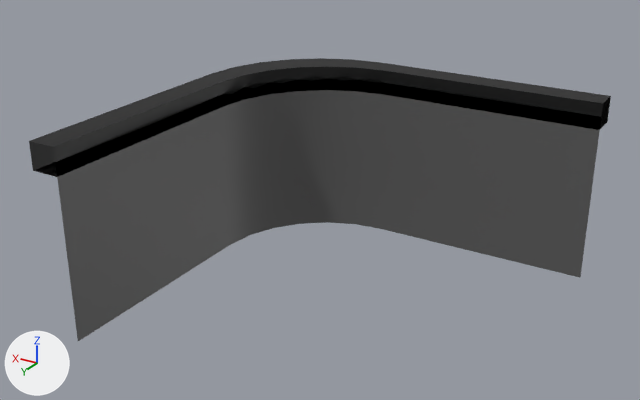
A saved change to the FBX model Assets/Models/Modular Kit/Buiding Pieces/Corners/WallCornerConvexRounded_A.fbx.
One viewpoint serves both versions: a 50 mm lens placed at (-5.26, 13.45, 7.24), pointed at (5.94, -5.22, -2.1). The axes (+X, +Y, +Z) are drawn at lower left. The lights are the same throughout. Where no turn or scale is listed for an object, it has been applied to the vertices.

The first picture shows 'WallCornerConvexRounded_A'.
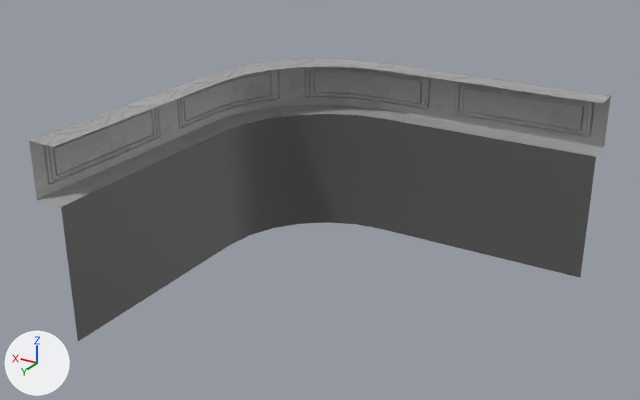
Location of each change, [x1, y1, x2, y2] in pixels of the pictures (640 x 400 px):
'WallCornerConvexRounded_A', surface changed, reshaped (black to grey)
    both: [29, 58, 611, 341]
part 1 of me_plane_042, cut back
    both: [29, 67, 611, 210]

The change, as a list of edits to the scene's bpy script:
```text
Add img_walltrims_basecolor_png:
    img_walltrims_basecolor_png = load_image('WallTrims_basecolor.png', '../../../../Material/Marcus Testing Not Permanant/WallTrims_basecolor.png', 2048, 2048, 'sRGB')
Add img_walltrims_normal_png:
    img_walltrims_normal_png = load_image('WallTrims_normal.png', '../../../../Material/Marcus Testing Not Permanant/WallTrims_normal.png', 2048, 2048, 'Non-Color')
Change mat_railing:
    where n0 = _N.new('ShaderNodeBsdfPrincipled'); n0.name = 'Principled BSDF'
    remove n0.inputs[0].default_value = (0.0, 0.0, 0.0, 1.0)  # 'Base Color', black #000000
    add n2 = _N.new('ShaderNodeTexImage'); n2.name = 'Image Texture'
    add n2.image = img_walltrims_basecolor_png
    add n3 = _N.new('ShaderNodeTexImage'); n3.name = 'Image Texture.001'
    add n3.image = img_walltrims_normal_png
    add n4 = _N.new('ShaderNodeNormalMap'); n4.name = 'Normal Map'
    add _L.new(n2.outputs[0], n0.inputs[0])  # 'Color' to 'Base Color'
    add _L.new(n3.outputs[0], n4.inputs[1])  # 'Color' to 'Color'
    add _L.new(n4.outputs[0], n0.inputs[5])  # 'Normal' to 'Normal'
Change me_plane_042:
    used by ob_wallcornerconvexrounded_a; location = (0.0, 0.0, 0.0)
    remove me_plane_042.from_pydata(...)  # 45 vertices, 40 faces; spans x 0.0..10.81, y -10.81..0.0, z -5.0..0.26
    add me_plane_042.from_pydata(...)  # 45 vertices, 32 faces; spans x 0.0..10.81, y -10.81..0.0, z -5.0..0.26
    me_plane_042 part 1
    8 faces are deleted
    18 vertices in x 0.0..10.81, y -10.81..0.0, z -0.49 move by (0.0, 0.0, -0.77)
```
